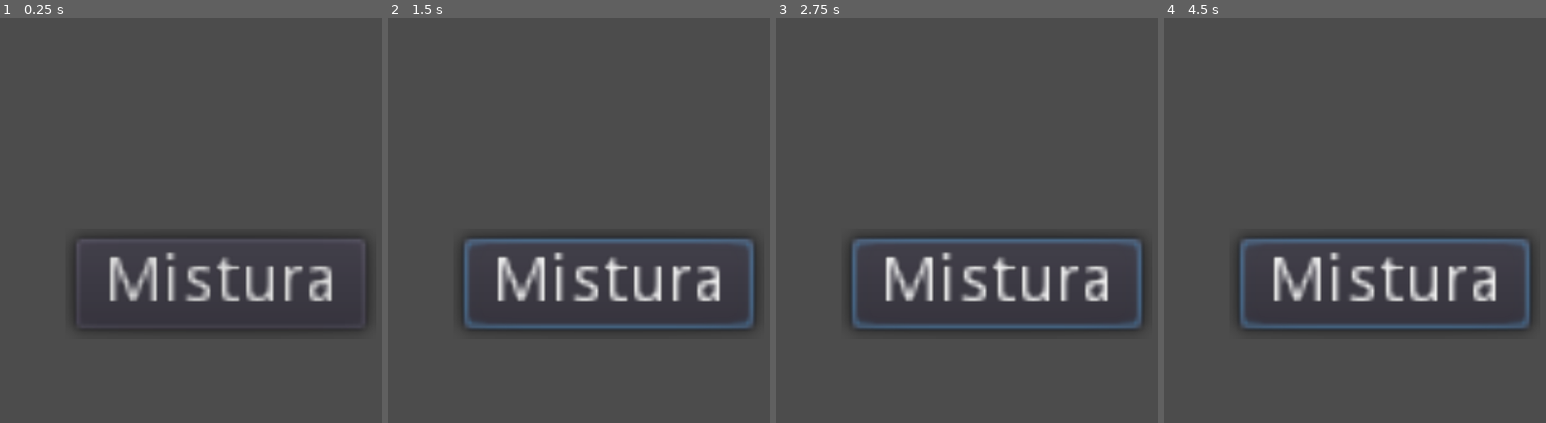
Above: before the commit, frames 1-4 (left to right).
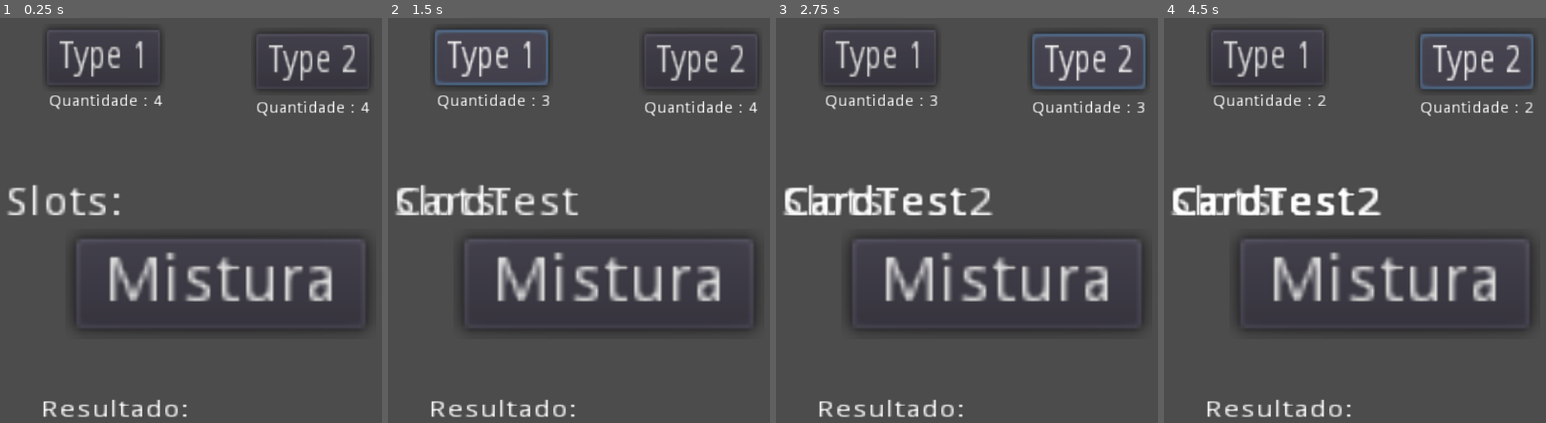
Above: after the commit, the same moments.

Repository: pusacaspica/gaMIAU
Game: Godot game, scene res://Scenes/Alchemy.tscn
Two runs of this game, one before a commit and one after it. Both use one fixed random seed, a clock stepped at 60 frames per second and the inputs below. This scene is started directly instead of the project's main scene.
Inputs (mouse positions are in pixels of both pictures, inside the frame that each line leads up to):
- Up to frame 1 (0.25 s): no input
- Up to frame 2 (1.5 s): click "Mistura" at 0.5 s; click (491, 58) at 1.25 s, where only the run after the commit has a clickable "Type 1"
- Up to frame 3 (2.75 s): click (1089, 62) at 2 s, where only the run after the commit has a clickable "Type 2"
- Up to frame 4 (4.5 s): click "Mistura" at 2.75 s; click (1267, 58) at 3.5 s, where only the run after the commit has a clickable "Type 1"; click (1477, 62) at 4.25 s, where only the run after the commit has a clickable "Type 2"

The runs differ from the first frame. In frame 1, 3.7% of the frame differs, in the area x 2-97%, y 2-99%; in frame 2, 7.3%; in frame 3, 7.6%; in frame 4, 7.7%.

Commit message:
Botões de adicionar cartas aos slots funcionando

Diff:
--- a/Scenes/Alchemy.gd
+++ b/Scenes/Alchemy.gd
@@ -3,19 +3,44 @@
 onready var recipes : Dictionary = PotionsDB.Potions
 onready var cards : Dictionary = CardsDB.Cards
 
-var slots : Array
+var slots : Dictionary
 var slots_amount = 4
-var occupied_slots = 0
 
 var inventory : Dictionary = {
 	"CardTest" : 4,
-	"CardTest2:" : 4
+	"CardTest2" : 4
 }
 
+func _ready():
+	_update_inventory()
+
+func _update_inventory():
+	var label_1 : Label = $Button_Type1/Amount_Label
+	var label_2 : Label = $Button_Type2/Amount_Label
+
+	label_1.text = "Quantidade : " + str(inventory["CardTest"])
+	label_2.text = "Quantidade : " + str(inventory["CardTest2"])
+
 func add_to_slots(id):
+	var occupied_slots = $Slots.get_child_count()
 	if occupied_slots < slots_amount:
-		occupied_slots += 1
-		var current_card = cards[id]
-		slots.append(current_card)
+		var current_card = Label.new()
+		current_card.text = id
+		$Slots.add_child(current_card)
+		inventory[id] -= 1
+		_update_inventory()
 	else:
 		pass
+
+func _on_Button_Type1_pressed():
+	add_to_slots("CardTest")
+
+
+
+func _on_Button_Type2_pressed():
+	add_to_slots("CardTest2")
+
+
+
+func _on_Button_Mix_pressed():
+	pass # Replace with function body.
--- a/Scenes/Alchemy.tscn
+++ b/Scenes/Alchemy.tscn
@@ -5,10 +5,60 @@
 [node name="Alchemy" type="Node"]
 script = ExtResource( 1 )
 
-[node name="Button" type="Button" parent="."]
+[node name="Button_Mix" type="Button" parent="."]
 margin_left = 195.678
 margin_top = 694.19
 margin_right = 255.678
 margin_bottom = 714.19
 rect_scale = Vector2( 12.2095, 11.5221 )
 text = "Mistura"
+
+[node name="Button_Type1" type="Button" parent="."]
+margin_left = 123.896
+margin_top = 170.356
+margin_right = 177.896
+margin_bottom = 190.356
+rect_scale = Vector2( 5.30818, 7.08829 )
+text = "Type 1"
+
+[node name="Amount_Label" type="Label" parent="Button_Type1"]
+margin_left = 1.14999
+margin_top = 22.5222
+margin_right = 41.15
+margin_bottom = 36.5222
+rect_scale = Vector2( 0.573462, 0.386629 )
+text = "Quantidade: "
+
+[node name="Button_Type2" type="Button" parent="."]
+margin_left = 650.0
+margin_top = 180.0
+margin_right = 704.0
+margin_bottom = 200.0
+rect_scale = Vector2( 5.30818, 7.08829 )
+text = "Type 2"
+
+[node name="Amount_Label" type="Label" parent="Button_Type2"]
+margin_top = 23.9329
+margin_right = 40.0
+margin_bottom = 37.9329
+rect_scale = Vector2( 0.573462, 0.386629 )
+text = "Quantidade:"
+
+[node name="Result_Label" type="Label" parent="."]
+margin_left = 110.0
+margin_top = 1100.0
+margin_right = 177.0
+margin_bottom = 1114.0
+rect_scale = Vector2( 5.56, 4.0425 )
+text = "Resultado:"
+
+[node name="Slots" type="Label" parent="."]
+margin_left = 20.0
+margin_top = 560.0
+margin_right = 51.0
+margin_bottom = 574.0
+rect_scale = Vector2( 8.48, 7.12 )
+text = "Slots:"
+[connection signal="pressed" from="Button_Mix" to="." method="_on_Button_Mix_pressed"]
+[connection signal="pressed" from="Button_Type1" to="." method="_on_Button_Type1_pressed"]
+[connection signal="pressed" from="Button_Type2" to="." method="_on_Button_Type2_pressed"]
